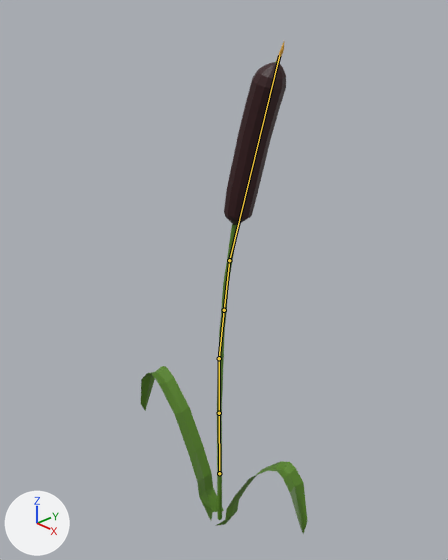
Before and after pictures for a commit that changed the Blender file asset-sources/Totora.blend.
The view is the same before and after, from a camera (50 mm lens) standing at (0.557, -0.514, 0.767) and looking at (-0.016, 0.024, 0.41). Arrows for +X, +Y and +Z are at lower left; the lights stay in place. Both versions are drawn at frame 24 of the action 'ArmatureAction'; the numbers are the values there. The bones that bend it are drawn over the model as lines.
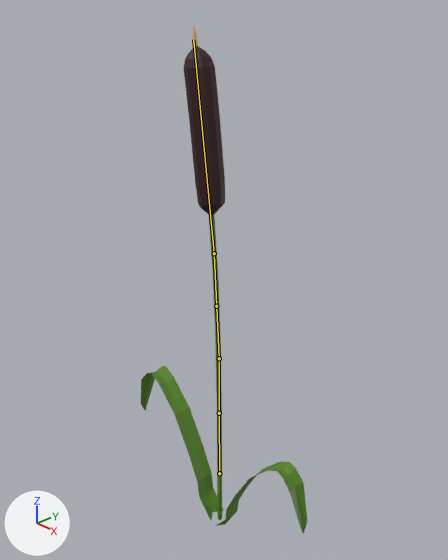
What differs and where, as boxes [x1, y1, x2, y2] in the pictures (448 x 560 px):
```json
{"object": "Cylinder", "change": "posed", "before": [217, 41, 286, 520], "after": [183, 27, 225, 520], "on screen": "39% narrower"}
{"bone": "Bone.002", "before": "(219, 358) to (224, 310)", "after": "(219, 358) to (216, 306)"}
{"bone": "Bone.004", "before": "(229, 260) to (279, 55)", "after": "(214, 253) to (193, 39)"}
```

Scene script edits in JSON lines:
```json
{"block": "bone_bone_002", "where": "bone_bone_002 = bpy.data.objects['Armature'].pose.bones['Bone.002']  # child of 'Bone.001'"}
{"op": "set", "path": "bone_bone_002.rotation_quaternion", "old": "(0.994, 0.0, 0.0, -0.066)", "new": "(0.999, 0.0, 0.0, 0.029)", "note": "degrees (0, 0, -8) -> degrees (0, 0, 3)"}
{"block": "bone_bone_004", "where": "bone_bone_004 = bpy.data.objects['Armature'].pose.bones['Bone.004']  # child of 'Bone.003'"}
{"op": "set", "path": "bone_bone_004.rotation_quaternion", "old": "(0.997, 0.0, 0.0, -0.075)", "new": "(0.999, 0.0, 0.0, 0.032)", "note": "degrees (0, 0, -9) -> degrees (0, 0, 4)"}
```
